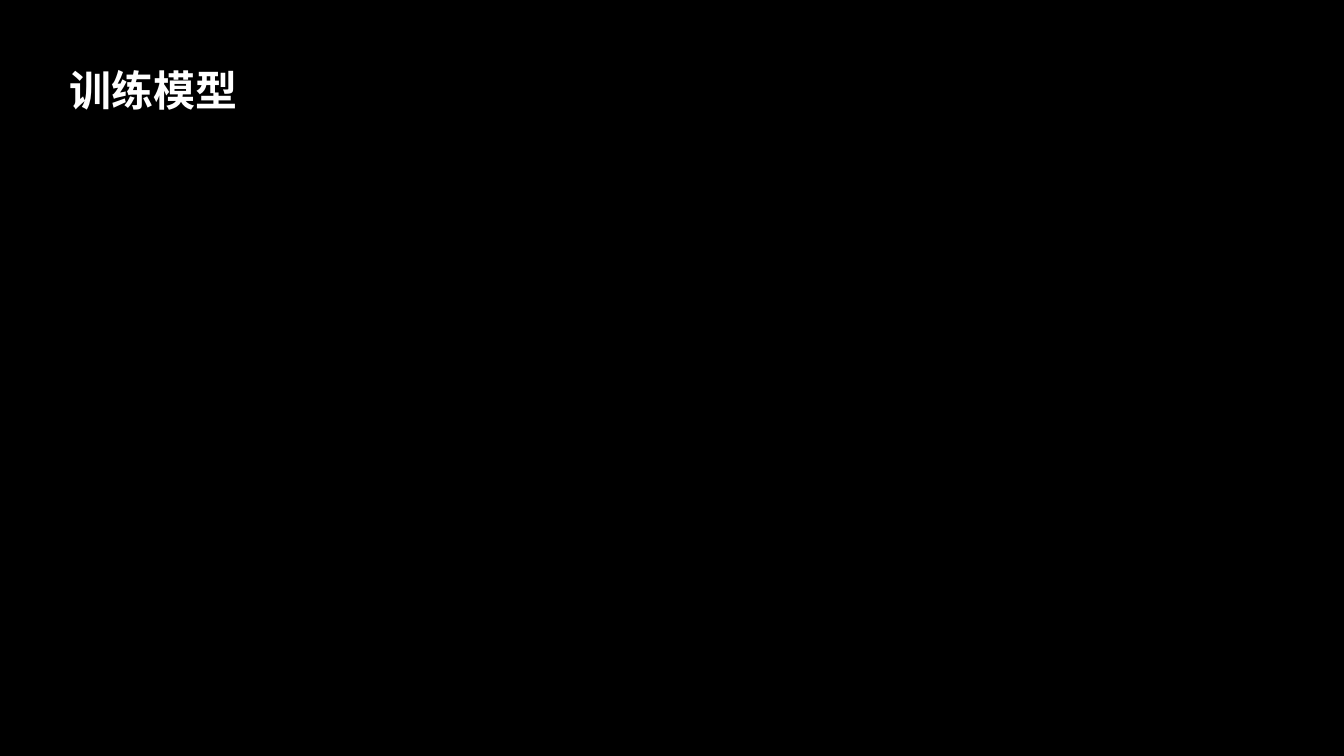
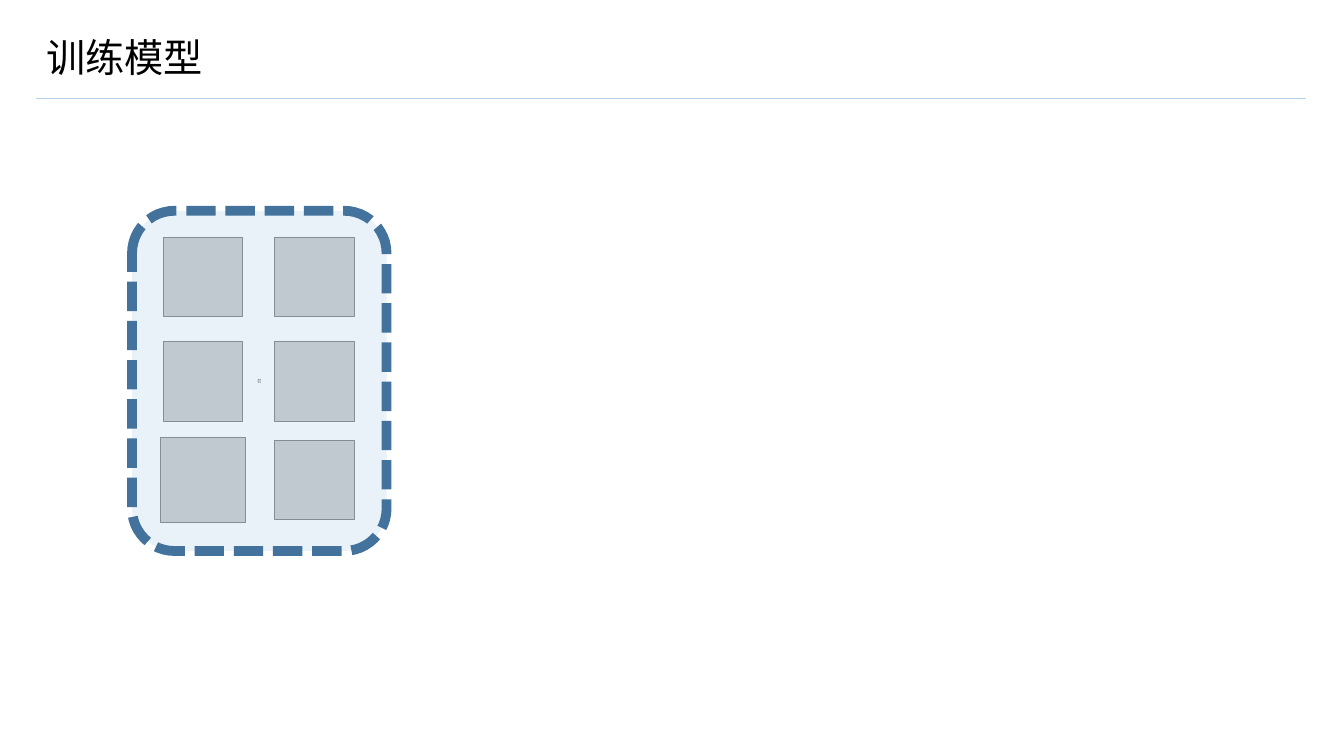
Before and after one commit to GuanyiLL/Study, a slide deck: slide 6 of Swift/CoreMLResearching/CoreML.pptx (slide 3 before the commit). Drawn at 1344x756 pixels with LibreOffice and Linux fonts; fonts in the diff are those of the drawing; grey boxes stand for pictures. Boxes give left, top, right and bottom in pixels: in the first picture for what was removed or moved away, otherwise in the second. Text is boxed around its words. In the diff, an @@ line names an element or a change of style, - is before the commit and + after.

```diff
--- a/Swift/CoreMLResearching/CoreML.pptx
+++ b/Swift/CoreMLResearching/CoreML.pptx
@@ background #000000 to #FFFFFF @@
@@ title "训练模型": place and size @@
-title "训练模型" at (69, 70, 237, 110)
+title "训练模型" at (46, 39, 203, 75)
@@ title "训练模型" at (46, 39, 203, 75): size 30 to 28 pt, font Arial to Noto Sans CJK SC, text colour #FFFFFF to #000000, bold off; line spacing 1 to 0.9; vertical alignment top to middle @@
@@ line added from (36, 99) to (1306, 99), #B5D2EC 0.5 pt @@
@@ rounded rectangle added at (132, 211, 386, 552), fill #5B9BD5 at 13% opacity, outline #43739E 7 pt dashed @@
@@ picture added at (163, 237, 243, 317) @@
@@ picture added at (275, 237, 355, 317) @@
@@ picture added at (163, 342, 243, 421) @@
@@ picture added at (275, 342, 355, 421) @@
@@ picture added at (160, 438, 245, 522) @@
@@ picture added at (275, 441, 355, 520) @@
```
Also in this commit, not shown: 13 other slides changed, 16 slides added, 10 slides removed.
